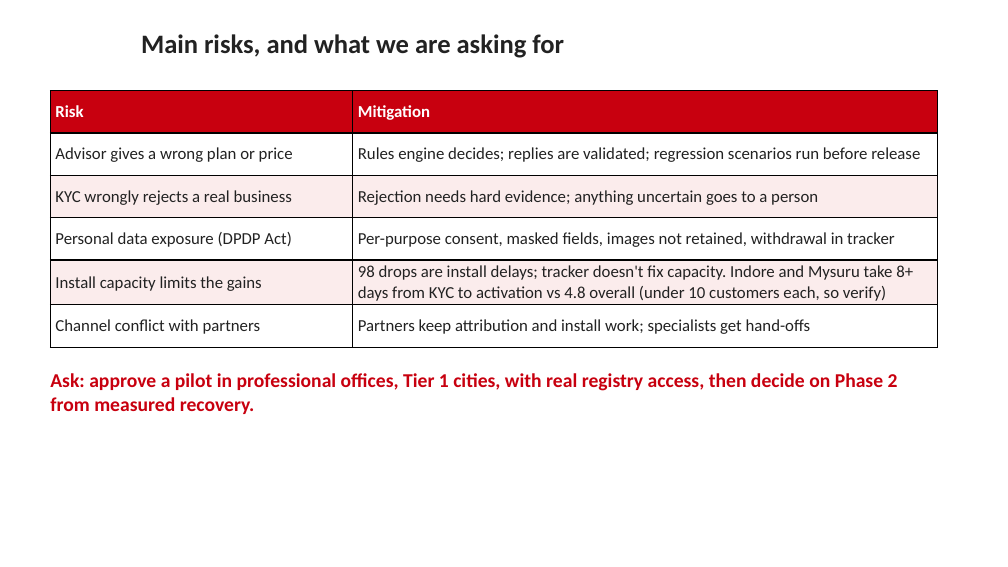
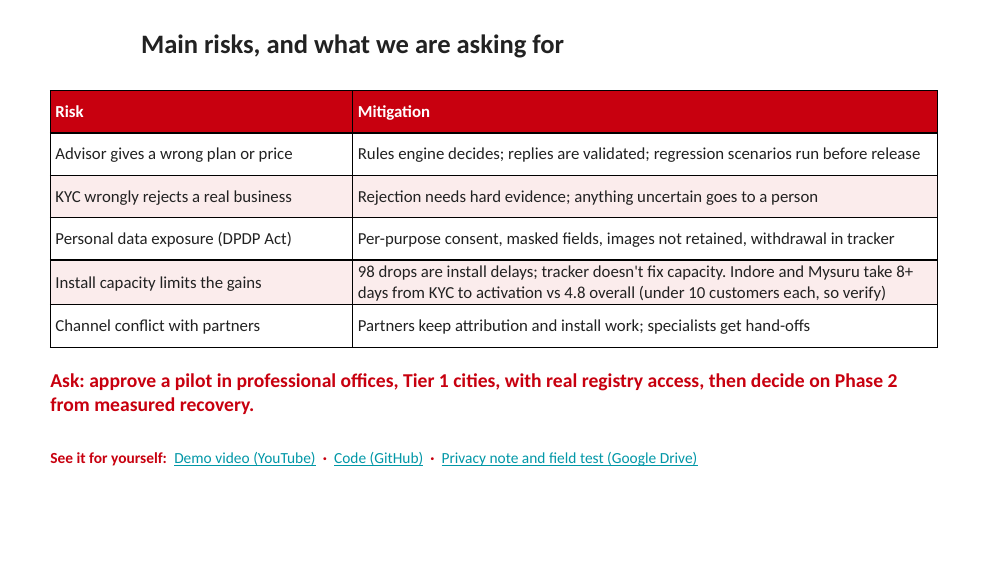
Before and after one commit to adityamalik24/udyam-digital, a slide deck: slide 7 of docs/Udyam_Digital_Business_Case_7_slides.pptx. Drawn at 1008x567 pixels with LibreOffice and Linux fonts; fonts in the diff are those of the drawing; background and template pictures are left out. Boxes give left, top, right and bottom in pixels: in the first picture for what was removed or moved away, otherwise in the second. Text is boxed around its words. In the diff, an @@ line names an element or a change of style, - is before the commit and + after.

```diff
--- a/docs/Udyam_Digital_Business_Case_7_slides.pptx
+++ b/docs/Udyam_Digital_Business_Case_7_slides.pptx
@@ text added at (50,452,698,466), 11 pt, text #0097A7, underline @@
+See it for yourself: Demo video (YouTube) · Code (GitHub) · Privacy note and field test (Google Drive)
```
Also in this commit, not shown: 2 other slides changed, 3 other files.
